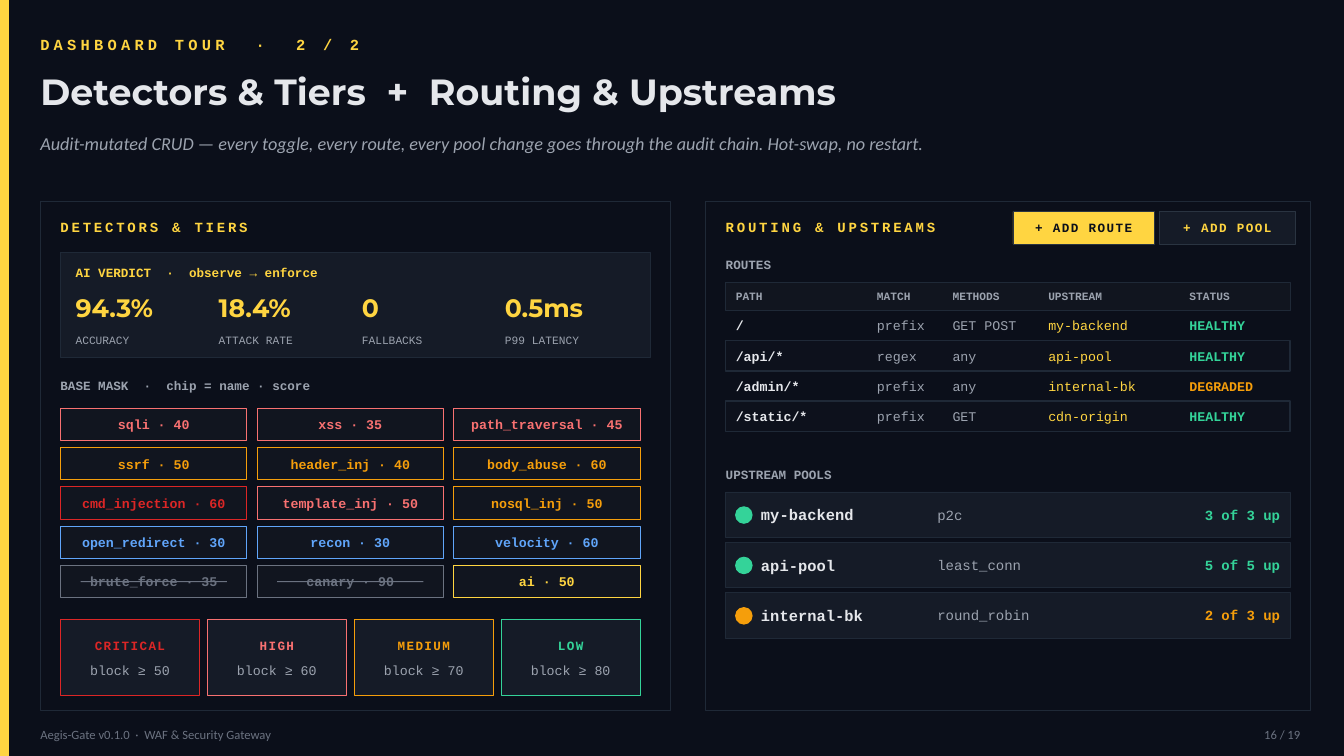
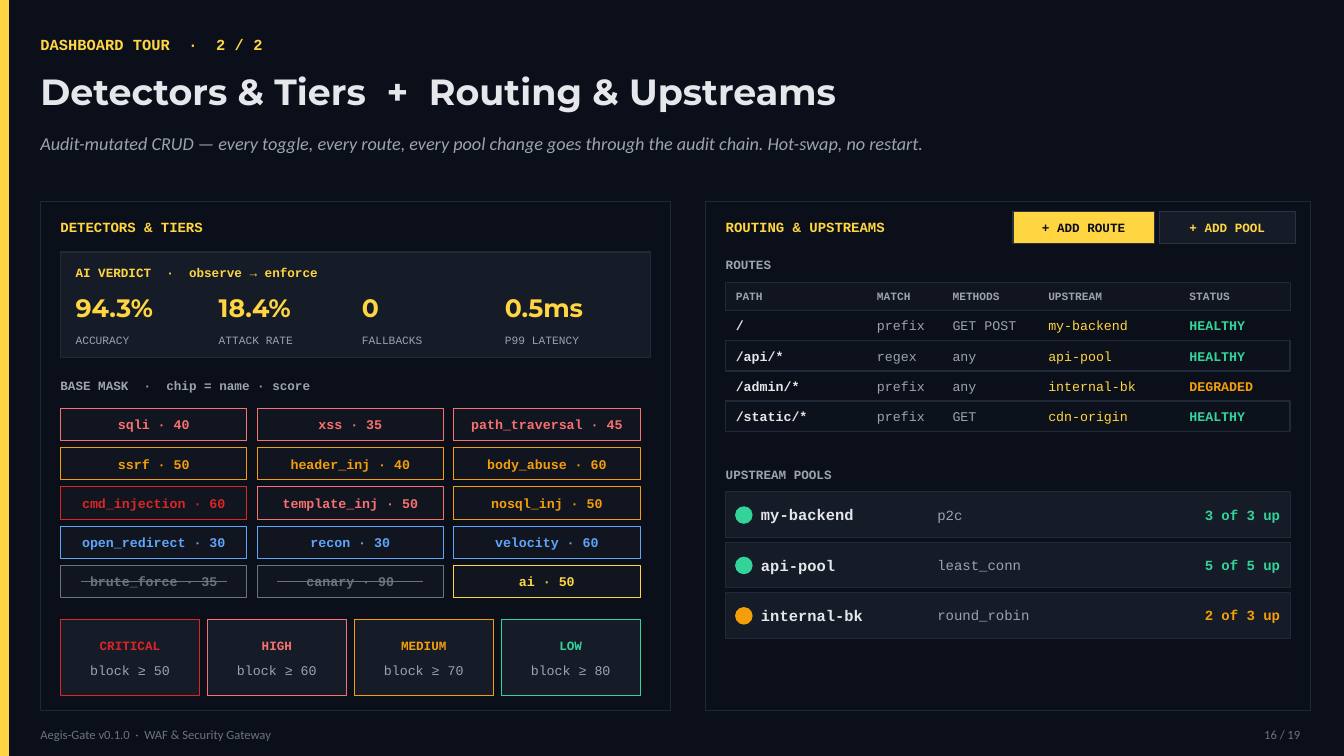
Before and after one commit to nico-aie/aegis-gate, a slide deck: slide 16 of Aegis-Gate-Presentation.pptx. Drawn at 1344x756 pixels with LibreOffice and Linux fonts; fonts in the diff are those of the drawing. Boxes give left, top, right and bottom in pixels: in the first picture for what was removed or moved away, otherwise in the second. Text is boxed around its words. In the diff, an @@ line names an element or a change of style, - is before the commit and + after.

```diff
--- a/Aegis-Gate-Presentation.pptx
+++ b/Aegis-Gate-Presentation.pptx
@@ text "DASHBOARD TOUR · 2 / ..." at (40, 39, 262, 50): letter spacing 3 to 0 pt @@
@@ text "DETECTORS & TIERS" at (60, 222, 203, 232): letter spacing 2 to 0 pt @@
@@ text "ROUTING & UPSTREAMS" at (726, 222, 884, 232): letter spacing 2 to 0 pt @@
@@ rectangle at (1013, 212, 1154, 244): outline #2A3441 0.5 pt to #2A3441 0.75 pt @@
@@ letter spacing 1 to 0 pt in 6 elements at (100, 641, 161, 650), (262, 641, 292, 650), (401, 641, 446, 650), (559, 641, 582, 650), (1057, 223, 1125, 232), (1205, 223, 1265, 232) @@
@@ rectangle at (1159, 212, 1296, 244): outline #2A3441 0.5 pt to #2A3441 0.75 pt @@
```
Also in this commit, not shown: 18 other slides changed.
